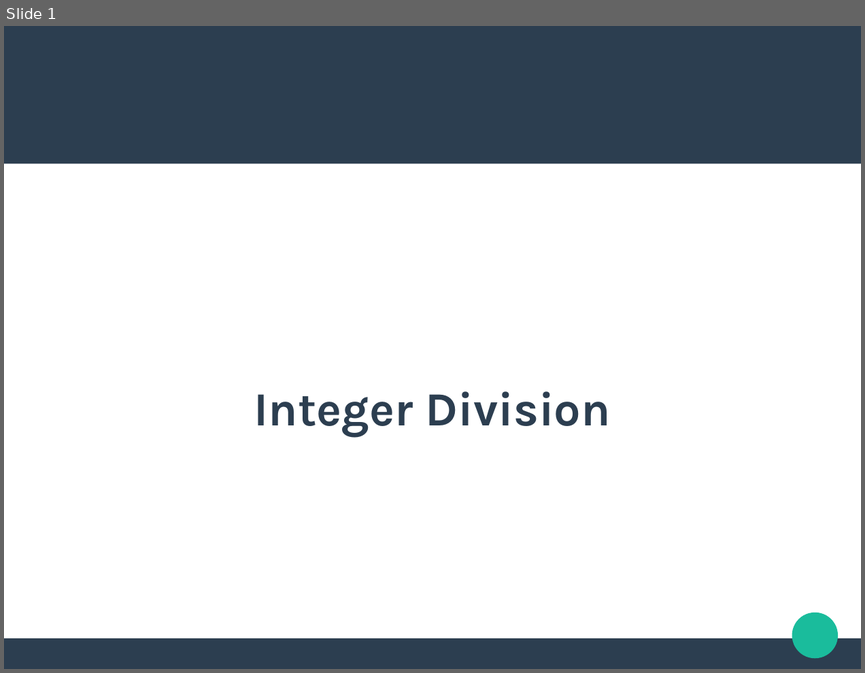
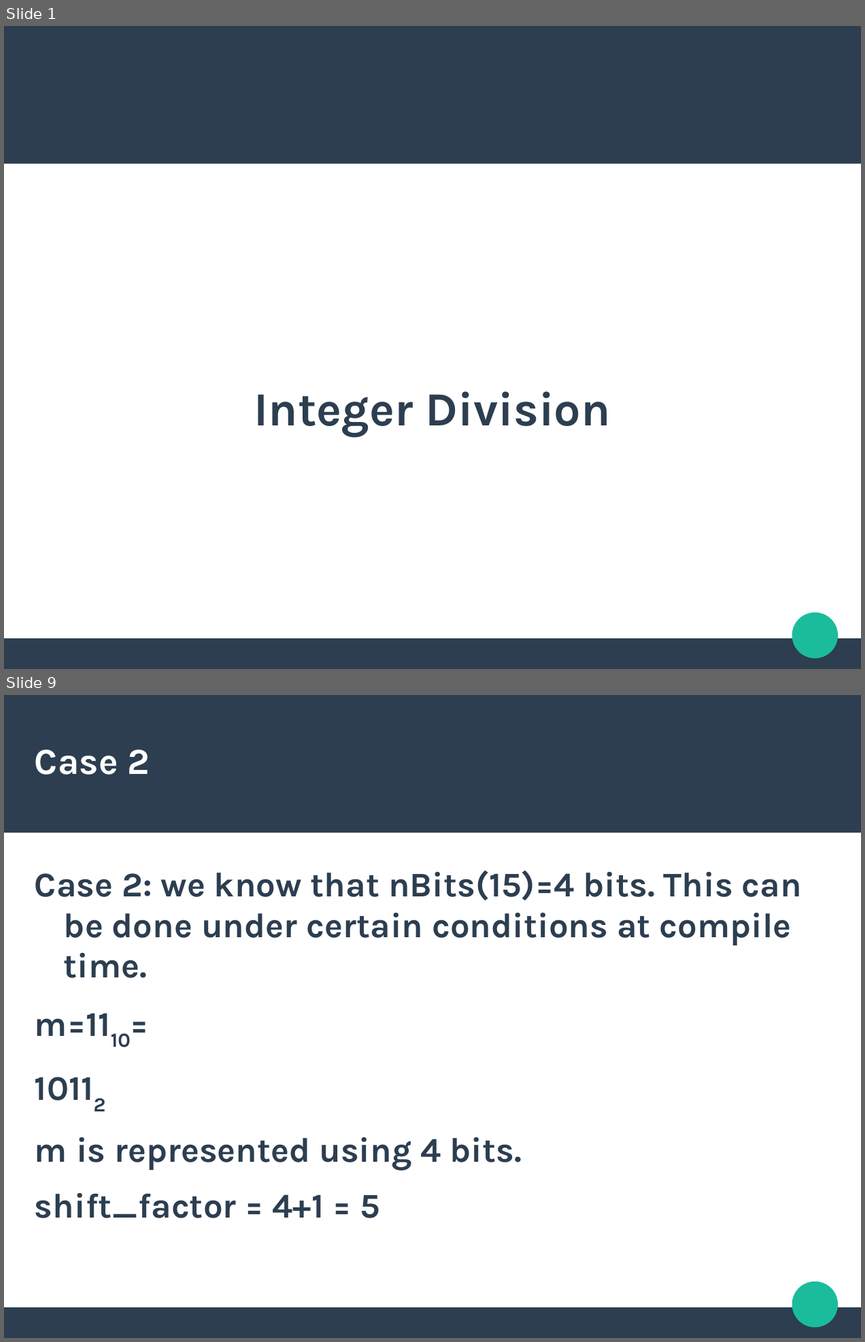
Before and after one commit to fusiled/dsdmProject, a slide deck: slides/slides3.odp. Shown one above the other, each under a label of ours: slide 1 before the commit, slides 1 and 9 after it; the slides between them are not shown. The pictures are 865x673 and 865x1342 pixels, drawn with LibreOffice and Linux fonts; fonts in the diff are those of the drawing. Boxes give left, top, right and bottom in pixels: in the first picture for what was removed or moved away, otherwise in the second. Text is boxed around its words. In the diff, an @@ line names an element or a change of style, - is before the commit and + after.

```diff
--- a/slides/slides3.odp
+++ b/slides/slides3.odp
@@ slide 9 added at (4, 695, 861, 1338), background #FFFFFF; not listed: 3 template elements that a slide beside it also shows @@
@@ title added at (35, 749, 150, 775), 34 pt, text #FFFFFF, bold @@
+Case 2
@@ text added at (35, 870, 802, 1218), 32 pt, text #2C3E50, bold @@
+Case 2: we know that nBits(15)=4 bits. This can be done under certain conditions at compile time.
+m=1110=
+10112
+m is represented using 4 bits.
+shift_factor = 4+1 = 5
```
Also in this commit, not shown: 1 slide changed, 7 other slides added, 5 slides removed, 3 other files.
